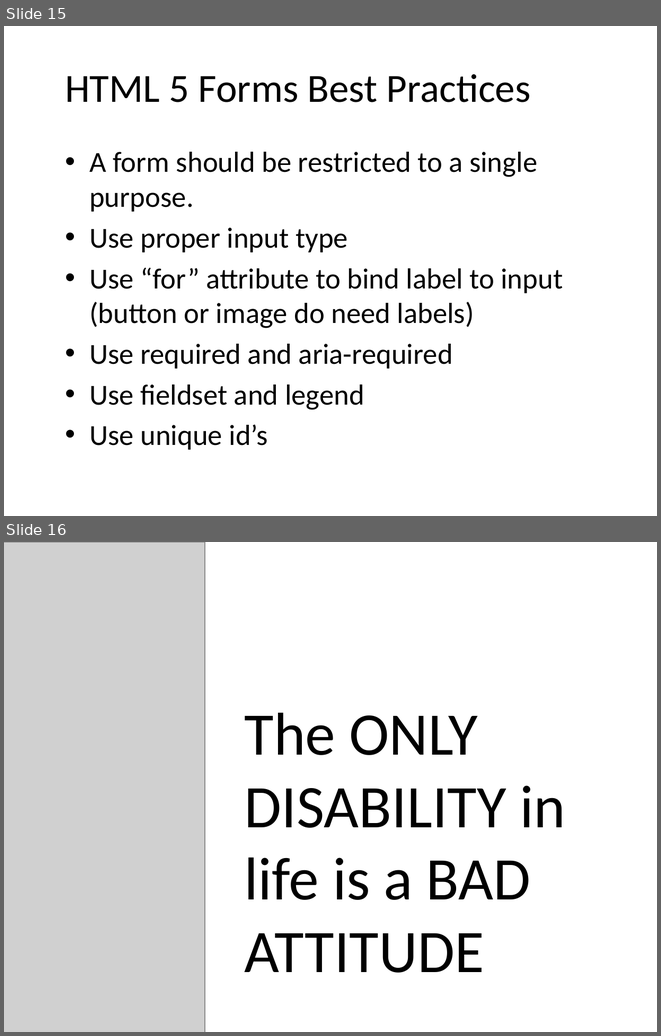
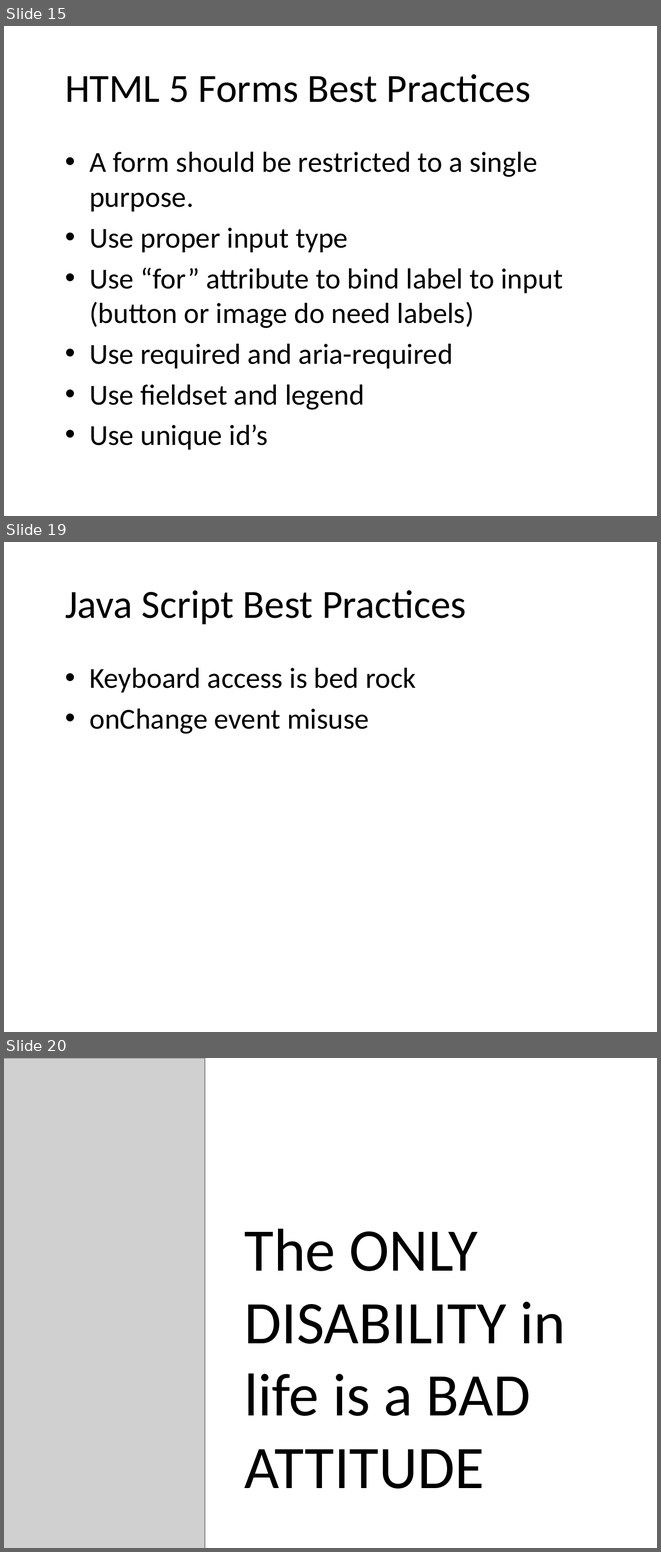
Before and after one commit to punchouty/accessibility, a slide deck: ppt/aria.pptx. Shown one above the other, each under a label of ours: slides 15 and 16 before the commit, slides 15, 19 and 20 after it; the slides between them are not shown. The pictures are 661x1036 and 661x1552 pixels, drawn with LibreOffice and Linux fonts; fonts in the diff are those of the drawing; grey boxes stand for pictures; background and template pictures are left out. Boxes give left, top, right and bottom in pixels: in the first picture for what was removed or moved away, otherwise in the second. Text is boxed around its words. In the diff, an @@ line names an element or a change of style, - is before the commit and + after.

```diff
--- a/ppt/aria.pptx
+++ b/ppt/aria.pptx
@@ slide 19 added at [4,542,657,1032], background picture (left out) @@
@@ title added at [65,590,466,624], 44 pt, text #000000 @@
+Java Script Best Practices
@@ text added at [89,668,416,734], 32 pt, text #000000 @@
+• Keyboard access is bed rock
+• onChange event misuse
@@ what was slide 16 is now slide 20 @@
```
Also in this commit, not shown: 5 slides changed, 3 other slides added, 12 other files.
